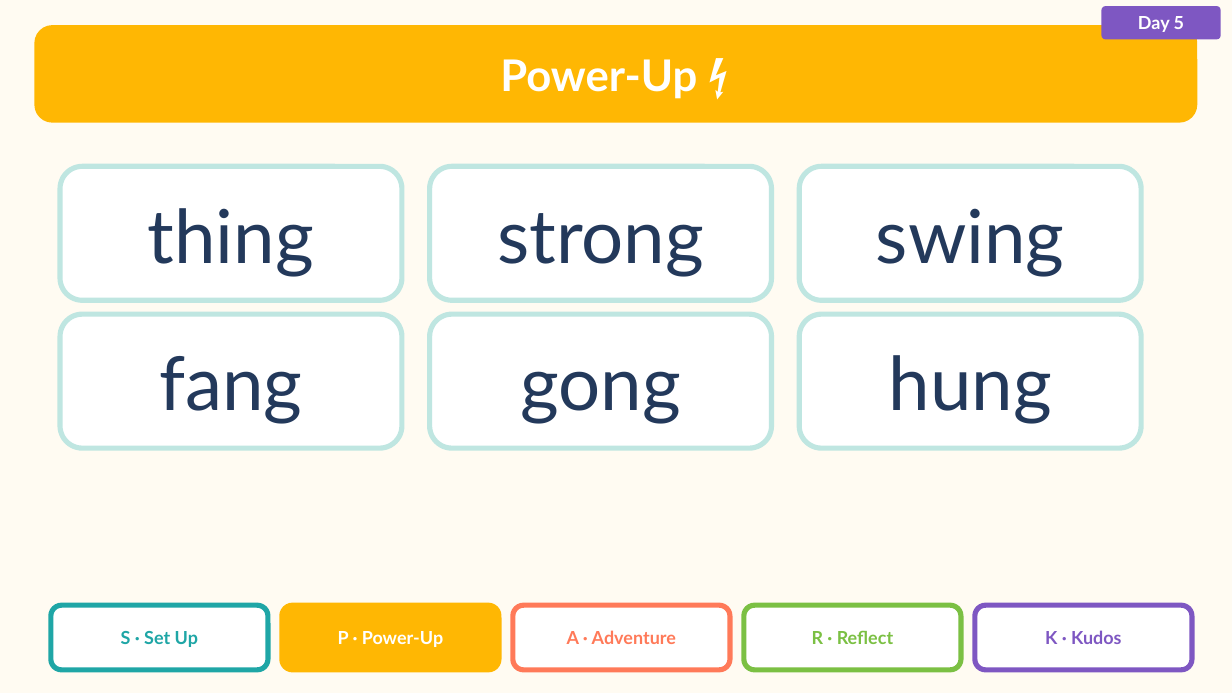
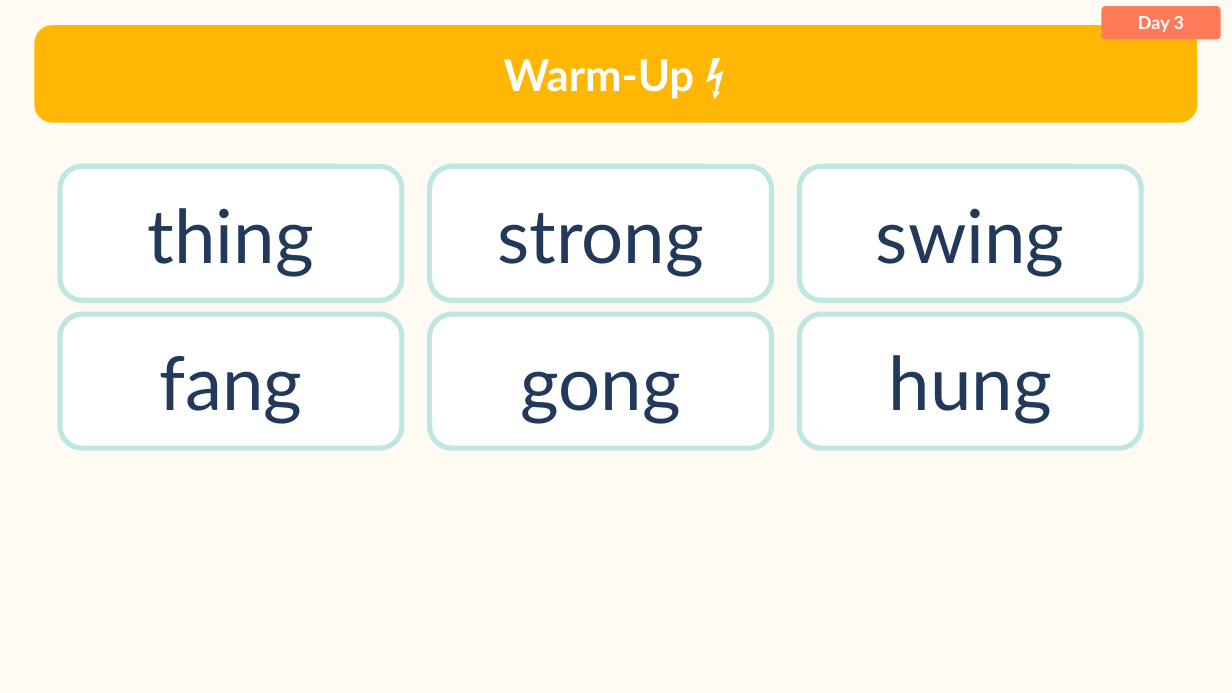
Before and after one commit to Silkwormx/island-readers, a slide deck: slide 43 of teachers/ng/Lesson3.1_ng_Slide_Presentation.pptx (slide 62 before the commit). Drawn at 1232x693 pixels with LibreOffice and Linux fonts; fonts in the diff are those of the drawing. Boxes give left, top, right and bottom in pixels: in the first picture for what was removed or moved away, otherwise in the second. Text is boxed around its words. In the diff, an @@ line names an element or a change of style, - is before the commit and + after.

```diff
--- a/teachers/ng/Lesson3.1_ng_Slide_Presentation.pptx
+++ b/teachers/ng/Lesson3.1_ng_Slide_Presentation.pptx
@@ rounded rectangle "Day 3" at (1102, 6, 1221, 40): fill #7E57C2 to #FF7A59 @@
@@ text in rounded rectangle at (1138, 16, 1184, 32): text changed @@
-Day 5
+Day 3
@@ text at (504, 59, 695, 99): text changed @@
-Power-Up ⚡
+Warm-Up ⚡
@@ rounded rectangle removed at (51, 605, 268, 670) @@
@@ rounded rectangle removed at (282, 605, 499, 670) @@
@@ rounded rectangle removed at (513, 605, 730, 670) @@
@@ rounded rectangle removed at (744, 605, 961, 670) @@
@@ rounded rectangle removed at (975, 605, 1192, 670) @@
@@ text removed at (121, 631, 198, 647) @@
-S · Set Up
@@ text removed at (338, 631, 443, 647) @@
-P · Power-Up
@@ text removed at (567, 630, 676, 644) @@
-A · Adventure
@@ text removed at (812, 630, 893, 644) @@
-R · Reflect
@@ text removed at (1045, 630, 1121, 644) @@
-K · Kudos
```
Also in this commit, not shown: 46 other slides changed, 5 slides added, 21 slides removed, 19 other files.
